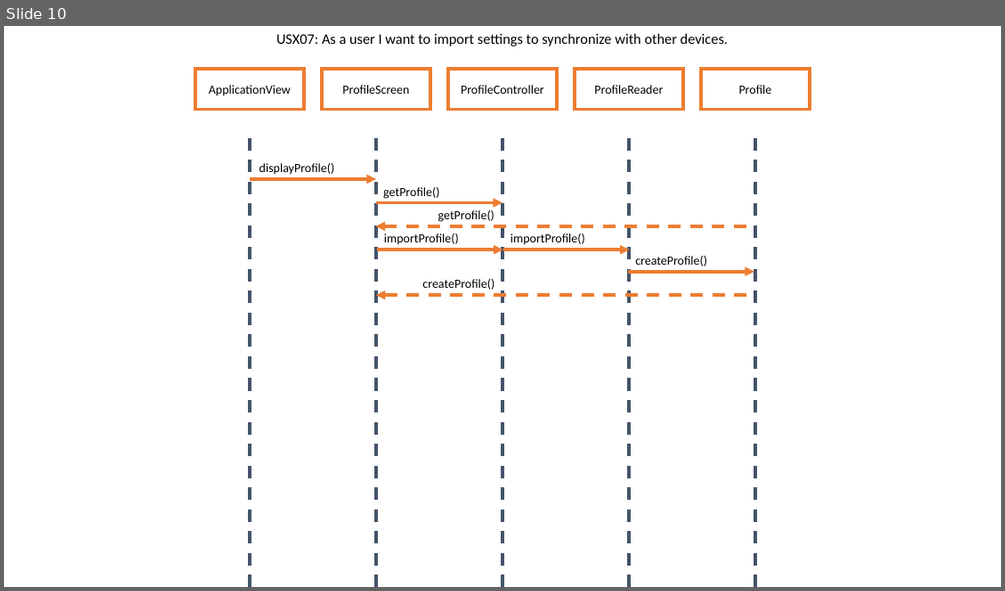
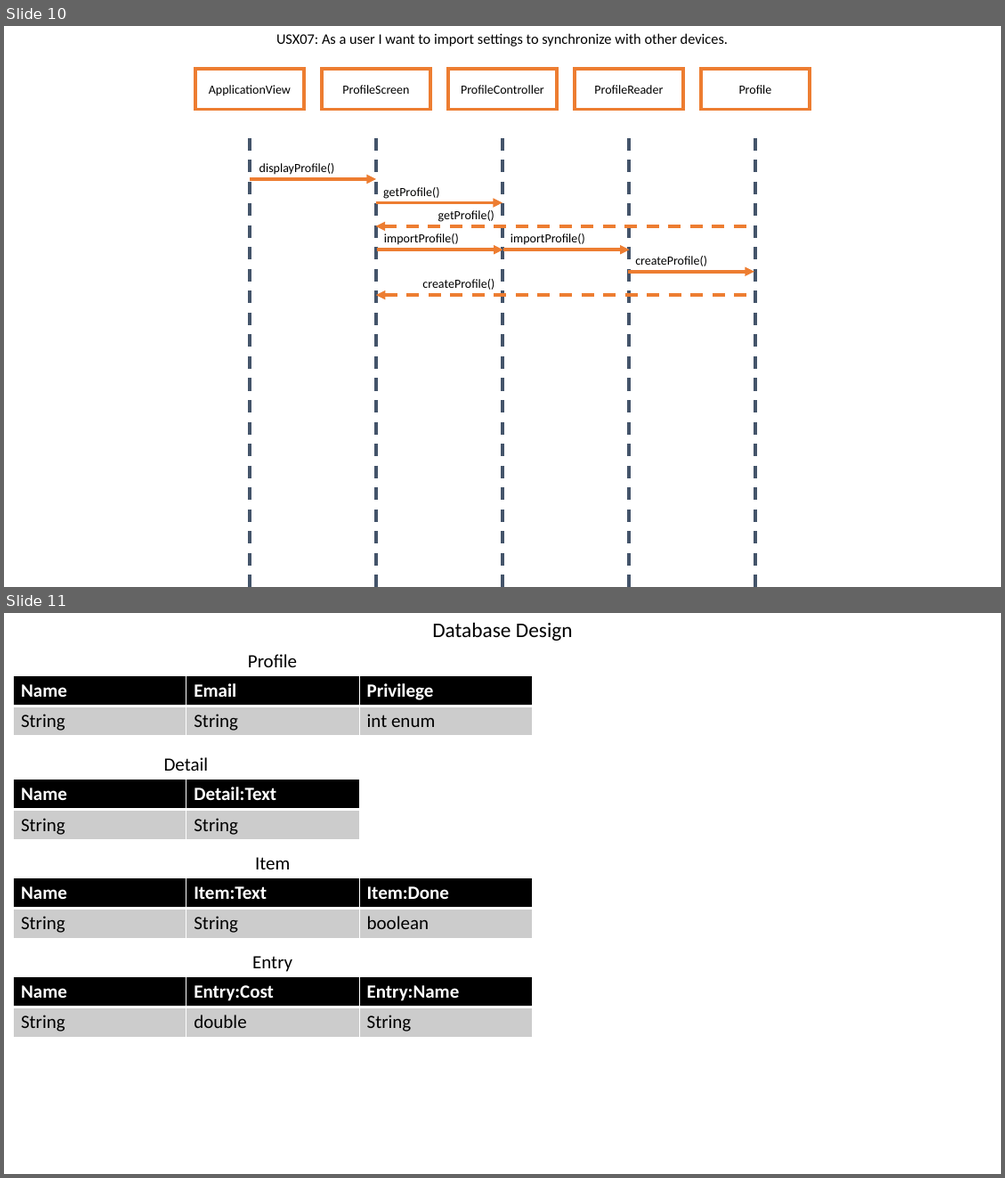
Before and after one commit to dgreen29/Creative-Tech-Brains, a slide deck: documentation/AppDesign.pptx. Shown one above the other, each under a label of ours: slide 10 before the commit, slides 10 and 11 after it. The pictures are 1005x591 and 1005x1178 pixels, drawn with LibreOffice and Linux fonts; fonts in the diff are those of the drawing. Boxes give left, top, right and bottom in pixels: in the first picture for what was removed or moved away, otherwise in the second. Text is boxed around its words. In the diff, an @@ line names an element or a change of style, - is before the commit and + after.

```diff
--- a/documentation/AppDesign.pptx
+++ b/documentation/AppDesign.pptx
@@ slide 11 added at <box>4,613,1001,1174</box>, background #FFFFFF @@
@@ text added at <box>432,622,573,641</box>, 20 pt, text #000000 @@
+Database Design
@@ text added at <box>248,654,297,667</box>, 18 pt, text #000000 @@
+Profile
@@ table added at <box>14,676,532,736</box>, 2 rows, 3 columns @@
+Name | Email | Privilege
+String | String | int enum
@@ text added at <box>164,757,209,771</box>, 18 pt, text #000000 @@
+Detail
@@ table added at <box>14,779,359,840</box>, 2 rows, 2 columns @@
+Name | Detail:Text
+String | String
@@ table added at <box>14,877,532,938</box>, 2 rows, 3 columns @@
+Name | Item:Text | Item:Done
+String | String | boolean
@@ text added at <box>255,857,290,869</box>, 18 pt, text #000000 @@
+Item
@@ text added at <box>252,956,292,972</box>, 18 pt, text #000000 @@
+Entry
@@ table added at <box>14,976,532,1037</box>, 2 rows, 3 columns @@
+Name | Entry:Cost | Entry:Name
+String | double | String
```
Also in this commit, not shown: 1 slide changed, 27 other files.
